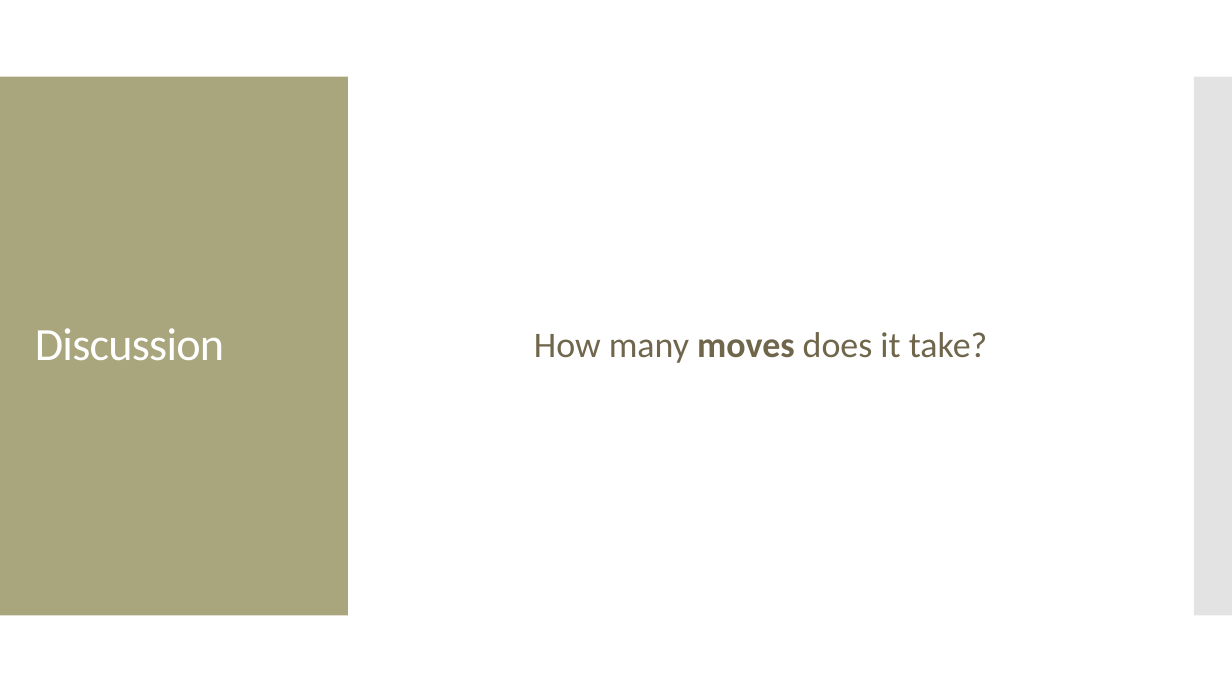
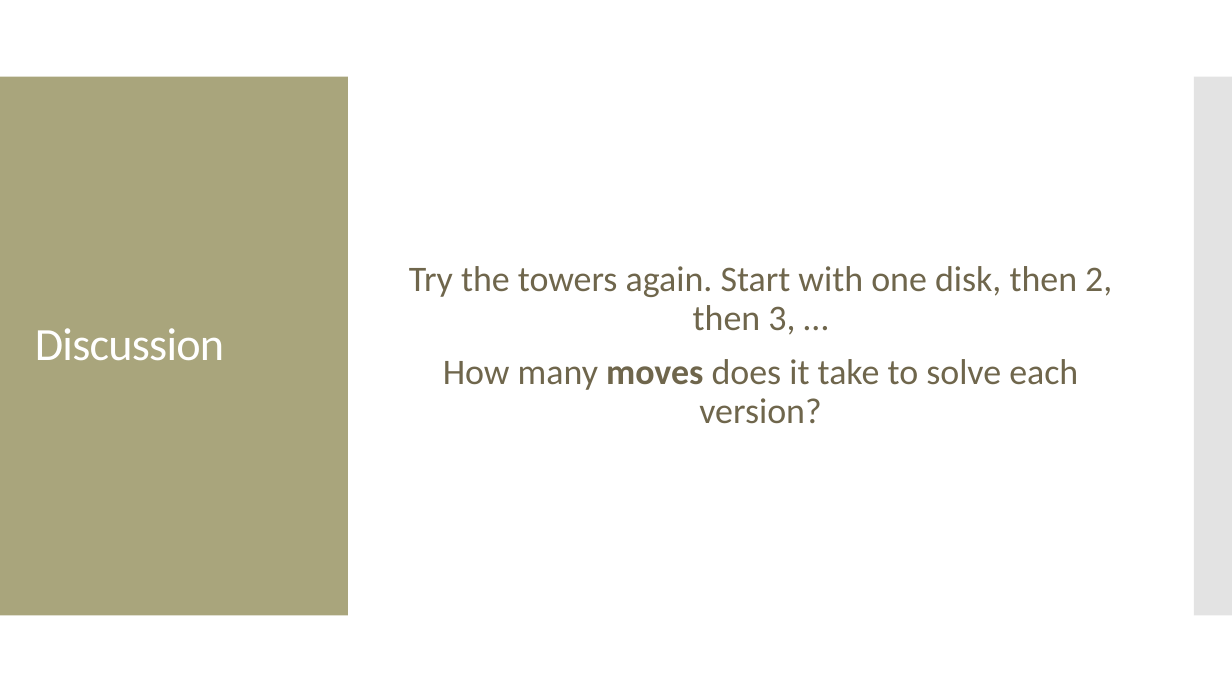
Before and after one commit to amosca01/CAIS117-S24, a slide deck: slide 18 of slides/19-recursion-pt1.pptx (slide 19 before the commit). Drawn at 1232x693 pixels with LibreOffice and Linux fonts; fonts in the diff are those of the drawing. Boxes give left, top, right and bottom in pixels: in the first picture for what was removed or moved away, otherwise in the second. Text is boxed around its words. In the diff, an @@ line names an element or a change of style, - is before the commit and + after.

```diff
--- a/slides/19-recursion-pt1.pptx
+++ b/slides/19-recursion-pt1.pptx
@@ text at bbox=[409, 266, 1112, 424]: text changed @@
-How many moves does it take?
+Try the towers again. Start with one disk, then 2, then 3, …
+How many moves does it take to solve each version?
```
Also in this commit, not shown: 7 other slides changed, 1 slide removed, 5 other files.
